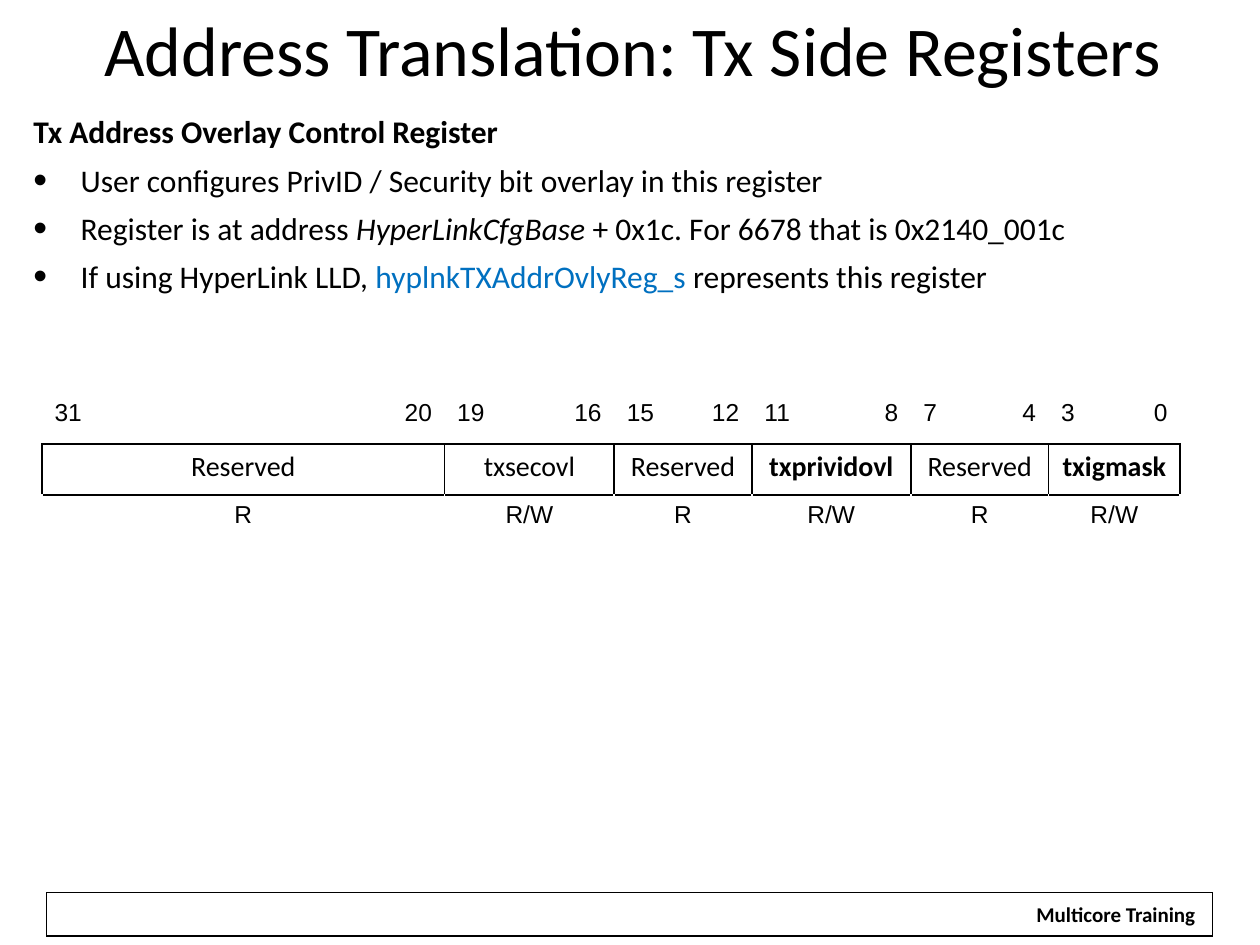
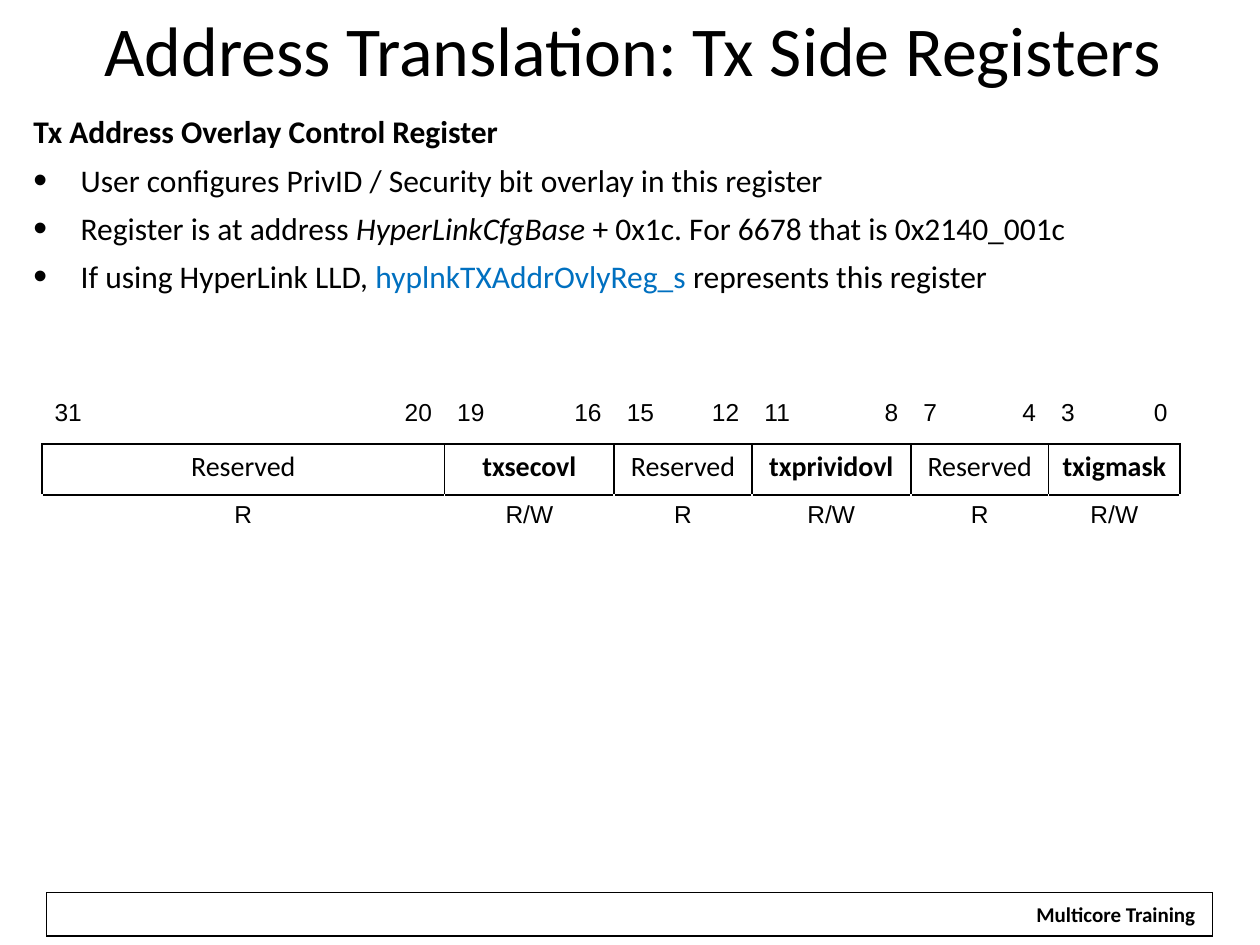
Before and after one commit to hari1989/keystone-workshop, a slide deck: slide 19 of preliminary/Working/presentations/Intro to Hyperlink.pptx. Drawn at 1260x945 pixels with LibreOffice and Linux fonts; fonts in the diff are those of the drawing; background and template pictures are left out. Boxes give left, top, right and bottom in pixels: in the first picture for what was removed or moved away, otherwise in the second. Text is boxed around its words. In the diff, an @@ line names an element or a change of style, - is before the commit and + after.

```diff
--- a/preliminary/Working/presentations/Intro to Hyperlink.pptx
+++ b/preliminary/Working/presentations/Intro to Hyperlink.pptx
@@ table at (42, 393, 1182, 547) @@
@@ bold on in "txsecovl" @@
```
Also in this commit, not shown: 9 other slides changed.
